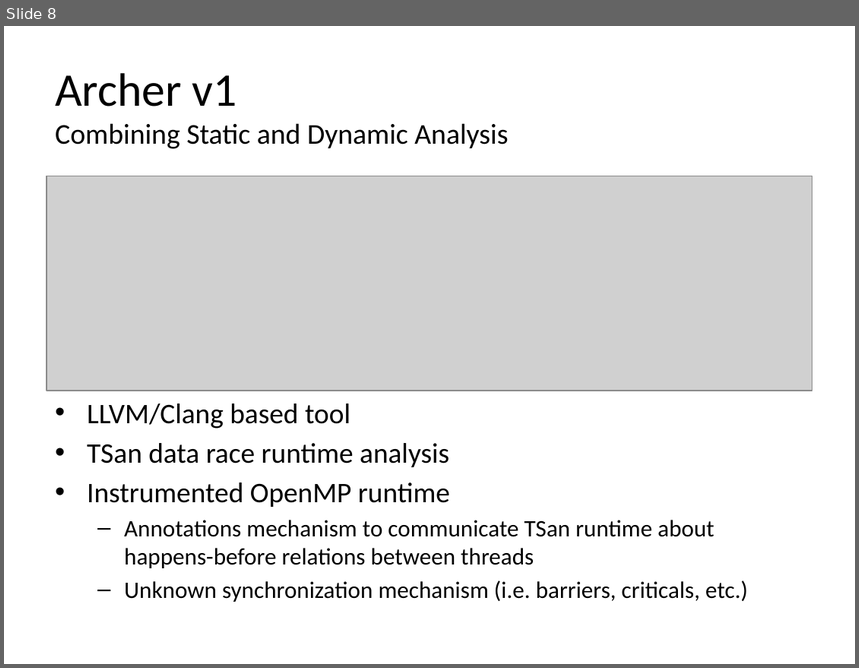
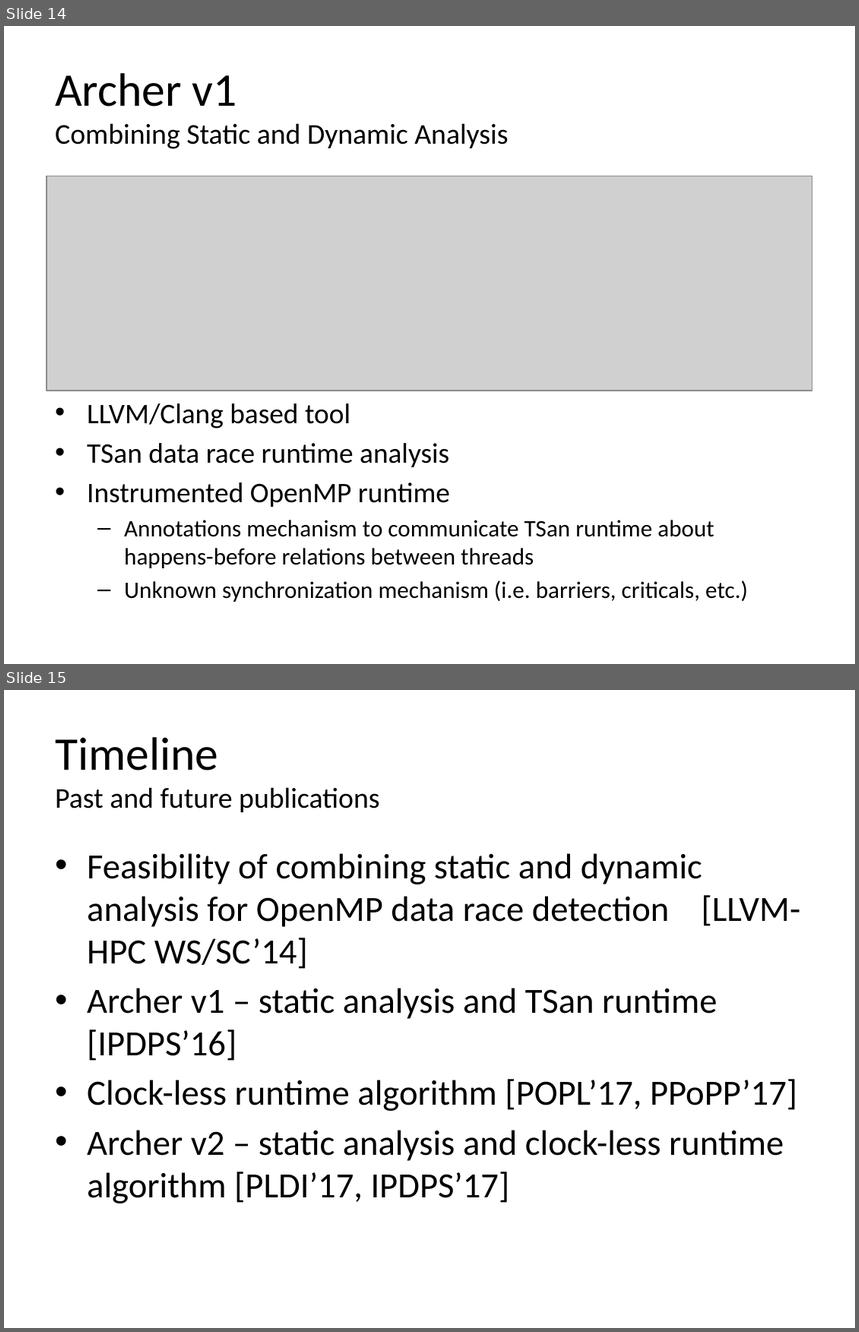
Before and after one commit to simoatze/oral_qualifier, a slide deck: presentation/presentation.pptx. Shown one above the other, each under a label of ours: slide 8 before the commit, slides 14 and 15 after it. The pictures are 859x668 and 859x1332 pixels, drawn with LibreOffice and Linux fonts; fonts in the diff are those of the drawing; grey boxes stand for pictures. Boxes give left, top, right and bottom in pixels: in the first picture for what was removed or moved away, otherwise in the second. Text is boxed around its words. In the diff, an @@ line names an element or a change of style, - is before the commit and + after.

```diff
--- a/presentation/presentation.pptx
+++ b/presentation/presentation.pptx
@@ slide 15 added at (x1=4, y1=690, x2=855, y2=1328), background #FFFFFF @@
@@ title added at (x1=55, y1=737, x2=380, y2=812), 24.3 pt, text #000000 @@
+Timeline
+Past and future publications
@@ text added at (x1=87, y1=853, x2=801, y2=1204), 30 pt, text #000000 @@
+• Feasibility of combining static and dynamic analysis for OpenMP data race detection [LLVM-HPC WS/SC’14]
+• Archer v1 – static analysis and TSan runtime [IPDPS’16]
+• Clock-less runtime algorithm [POPL’17, PPoPP’17]
+• Archer v2 – static analysis and clock-less runtime algorithm [PLDI’17, IPDPS’17]
@@ what was slide 8 is now slide 14 @@
```
Also in this commit, not shown: 1 slide changed, 7 other slides added.
